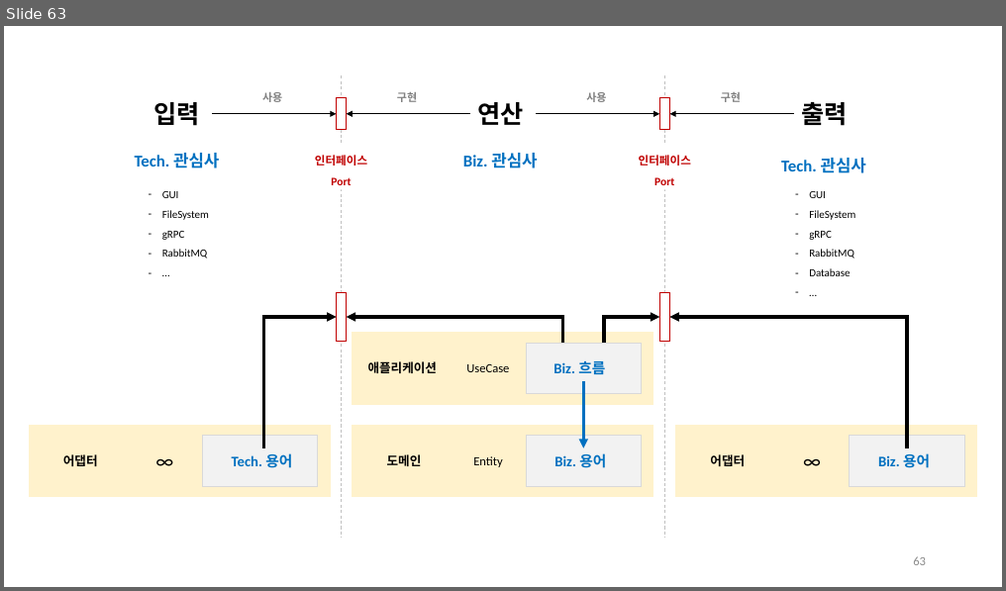
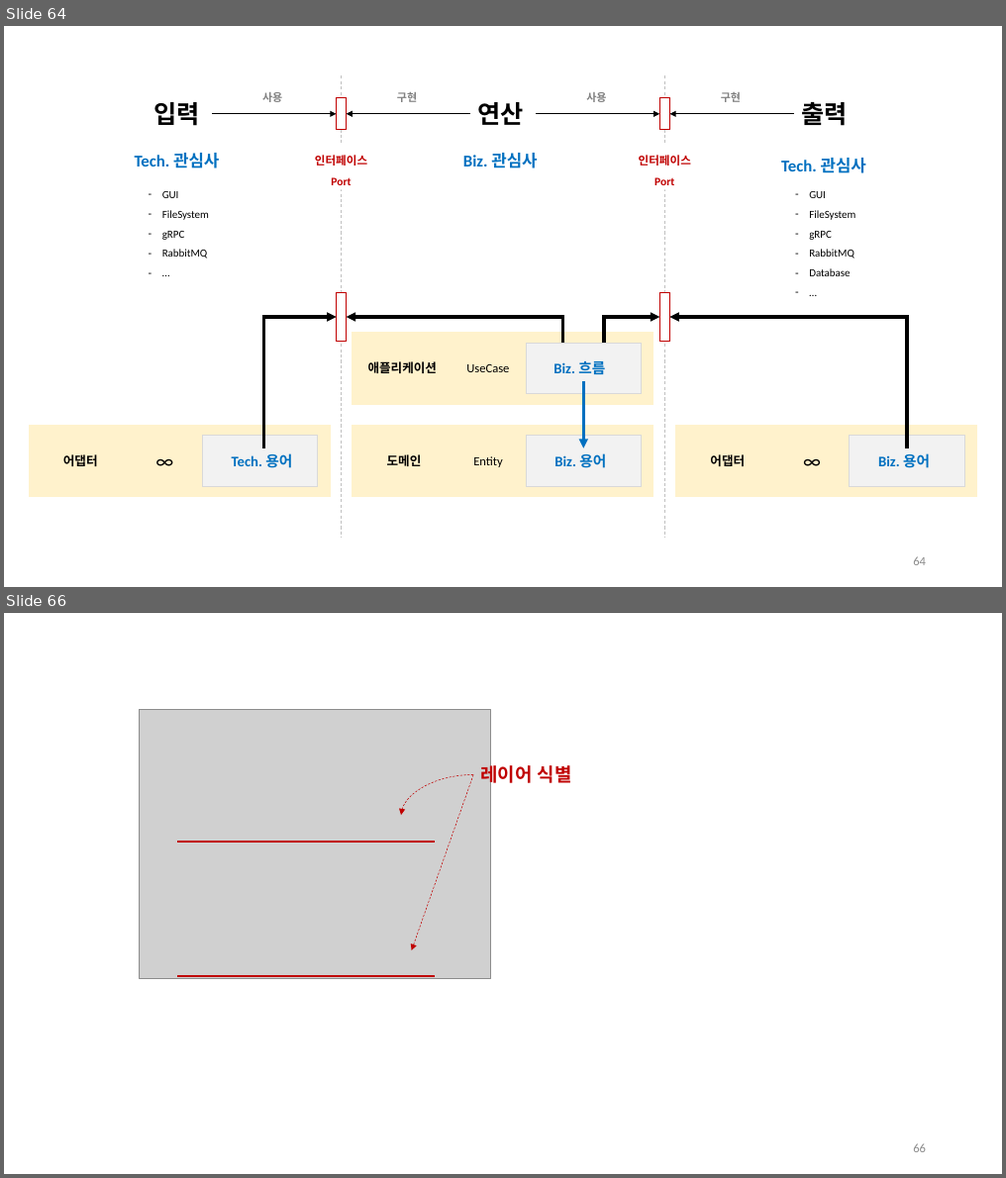
Before and after one commit to hhko/ArchDdd, a slide deck: README.pptx. Shown one above the other, each under a label of ours: slide 63 before the commit, slides 64 and 66 after it; the slides between them are not shown. The pictures are 1006x591 and 1006x1178 pixels, drawn with LibreOffice and Linux fonts; fonts in the diff are those of the drawing; grey boxes stand for pictures. Boxes give left, top, right and bottom in pixels: in the first picture for what was removed or moved away, otherwise in the second. Text is boxed around its words. In the diff, an @@ line names an element or a change of style, - is before the commit and + after.

```diff
--- a/README.pptx
+++ b/README.pptx
@@ slide 66 added at [4,613,1002,1174], background #FFFFFF @@
@@ picture added at [139,710,491,978] @@
@@ curved arrow added from (473, 774) to (401, 815), #C00000 0.5 pt dashed @@
@@ arrow added from (473, 774) to (412, 951), #C00000 0.5 pt dashed @@
@@ text added at [480,762,572,787], 18 pt, text #C00000, bold @@
+레이어 식별
@@ line added from (177, 842) to (435, 842), #C00000 2.25 pt @@
@@ line added from (177, 977) to (435, 977), #C00000 2.25 pt @@
@@ page number added at [913,1144,926,1153], 12 pt, text #8C8C8C @@
+66
@@ what was slide 63 is now slide 64 @@
@@ page number at [913,557,926,566]: text changed @@
-63
+64
```
Also in this commit, not shown: 6 slides changed, 2 other slides added, 1 other file.
